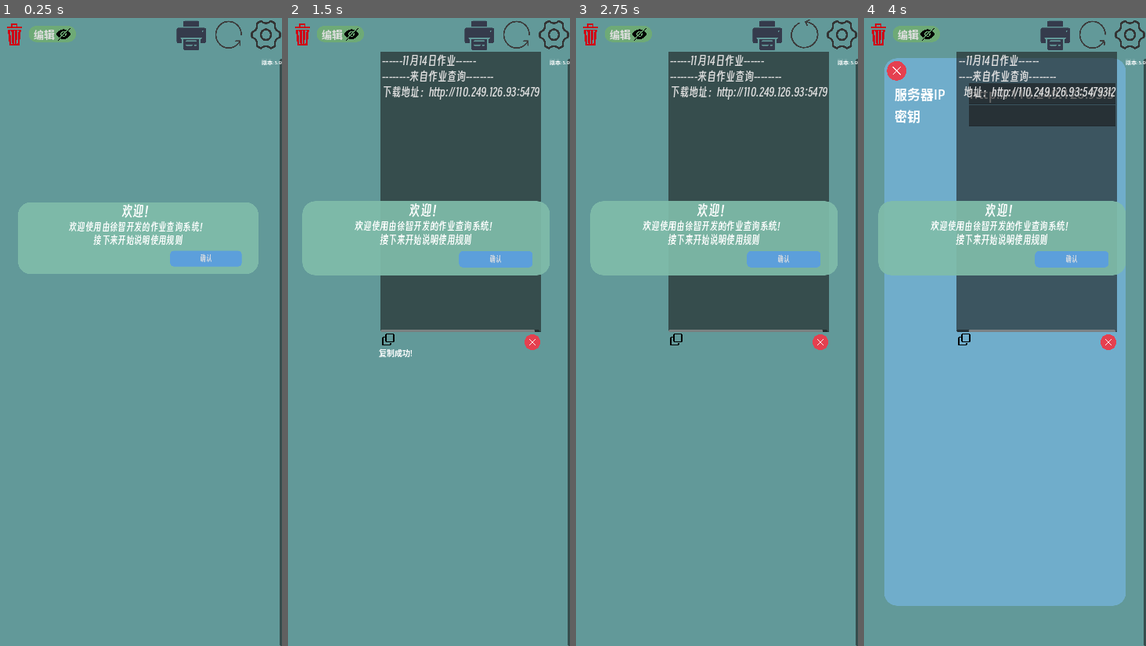
Above: before the commit, frames 1-4 (left to right).
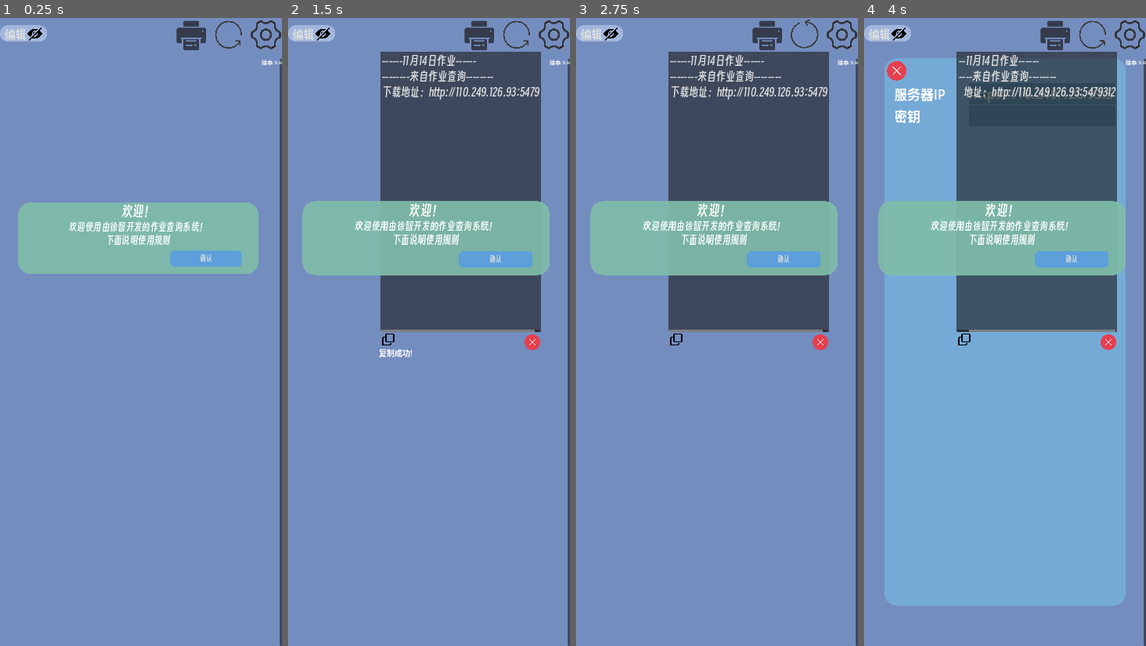
Above: after the commit, the same moments.

Repository: xingguix/HomeworkTracker
Game: Godot game, scene res://UI/mainUI.tscn
Two runs of this game, one before a commit and one after it. Both use one fixed random seed, a clock stepped at 60 frames per second and the inputs below.
Inputs (mouse positions are in pixels of both pictures, inside the frame that each line leads up to):
- Up to frame 1 (0.25 s): no input
- Up to frame 2 (1.5 s): click "编辑" at 0.5 s; click (479, 36) at 1.25 s
- Up to frame 3 (2.75 s): click (804, 36) at 2 s
- Up to frame 4 (4 s): click (1129, 36) at 2.75 s; click (1041, 118) at 3.52 s; type "12" at 3.6 s

The runs differ from the first frame. In frame 1, 89% of the frame differs, in the area x 0-100%, y 0-100%; in frame 2, 70%; in frame 3, 70%; in frame 4, 27%.

Commit message:
更改配色与默认隐藏删除按钮

Diff:
--- a/UI/mainUI.gd
+++ b/UI/mainUI.gd
@@ -9,5 +9,5 @@
 		date_file = FileAccess.open("user://date.txt", FileAccess.WRITE)
 		date_file.store_string(JSON.stringify(now_date))
 
-		tip.pop("欢迎！", "欢迎使用由徐智开发的作业查询系统！\n接下来开始说明使用规则", self, "", "", true)
+		tip.pop("欢迎！", "欢迎使用由徐智开发的作业查询系统！\n下面说明使用规则", self, "", "", true)
 		tip.pop("使用规则", "您的作业栏与其他同学的作业栏都是共享的，也就是说别人添加作业你也可以看到。\n使用右上角的按钮来手动刷新\n添加与修改作业输入密钥才能进行，您可以通过微信联系管理员来快速获取密钥，并在设置中添加。\n抱有恶意的行为会被收回密钥\n祝使用愉快", self, "", "", true)
--- a/UI/mainUI.tscn
+++ b/UI/mainUI.tscn
@@ -23,10 +23,10 @@
 colors = PackedColorArray(0.441093, 0.447171, 0.731125, 1, 0.611248, 0.736178, 0.922886, 1, 0.511216, 0.888587, 0.832556, 1, 0.836432, 0.92056, 0.664106, 1)
 
 [sub_resource type="StyleBoxFlat" id="StyleBoxFlat_f5iij"]
-bg_color = Color(0.384314, 0.6, 0.6, 1)
+bg_color = Color(0.45427, 0.552762, 0.74867, 1)
 
 [sub_resource type="StyleBoxFlat" id="StyleBoxFlat_ywqyw"]
-bg_color = Color(0.430575, 0.665514, 0.463675, 1)
+bg_color = Color(0.639013, 0.714484, 0.861441, 1)
 corner_radius_top_left = 30
 corner_radius_top_right = 30
 corner_radius_bottom_right = 30
@@ -34,6 +34,16 @@
 
 [sub_resource type="StyleBoxTexture" id="StyleBoxTexture_effo6"]
 texture = ExtResource("3_i5467")
+
+[sub_resource type="StyleBoxFlat" id="StyleBoxFlat_fsgpa"]
+bg_color = Color(0.237966, 0.482721, 0.634604, 0.705882)
+corner_radius_top_left = 5
+corner_radius_top_right = 5
+corner_radius_bottom_right = 5
+corner_radius_bottom_left = 5
+
+[sub_resource type="Theme" id="Theme_6mcag"]
+LineEdit/styles/normal = SubResource("StyleBoxFlat_fsgpa")
 
 [sub_resource type="StyleBoxFlat" id="StyleBoxFlat_0oh7a"]
 bg_color = Color(0.825373, 0.46785, 0.635746, 1)
@@ -139,9 +149,11 @@
 grow_horizontal = 2
 
 [node name="DeleteAll" type="TextureButton" parent="TopBar"]
+visible = false
 modulate = Color(1, 0.379642, 0.798375, 1)
 layout_mode = 2
-offset_right = 110.0
+offset_left = 181.0
+offset_right = 291.0
 offset_bottom = 111.0
 size_flags_horizontal = 3
 texture_normal = ExtResource("10_ybtdg")
@@ -165,11 +177,10 @@
 script = ExtResource("15_drjc3")
 
 [node name="EditButton" parent="TopBar" instance=ExtResource("17_5aeac")]
-layout_mode = 2
-offset_left = 110.0
-offset_top = 30.0
-offset_right = 291.0
-offset_bottom = 92.0
+layout_mode = 1
+offset_top = 28.0
+offset_right = 181.0
+offset_bottom = 90.0
 size_flags_horizontal = 3
 theme_override_styles/panel = SubResource("StyleBoxFlat_ywqyw")
 text = "编辑"
@@ -224,6 +235,7 @@
 offset_top = 154.0
 offset_right = -77.0
 offset_bottom = -154.0
+theme = SubResource("Theme_6mcag")
 
 [node name="Printer" parent="." instance=ExtResource("25_odimn")]
 layout_mode = 1
--- a/UI/switch_button.gd
+++ b/UI/switch_button.gd
@@ -8,6 +8,7 @@
 @onready var hide_icon = icon.get_node("hide")
 @export var panel: Control
 @export var text: String = "文本"
+@onready var delete_all: TextureButton = $"../DeleteAll"
 
 signal on_pressed(enable: bool)
 
@@ -20,4 +21,5 @@
 		panel.visible = toggled_on
 	show_icon.visible = toggled_on
 	hide_icon.visible = !toggled_on
+	delete_all.visible = toggled_on
 	emit_signal("on_pressed", button.button_pressed)
--- a/UI/整体.gd
+++ b/UI/整体.gd
@@ -121,12 +121,10 @@
 		array.append(i.parse())
 	return array
 
-var last_array: Array
 func refresh(on_ready: bool = false) -> bool:
 	var original: Array = await HomeworkRequester.get_homework()
-	if last_array == original:
+	if parse() == original:
 		return false
-	last_array = original
 	# 先保存目前的条子的状态
 	var value = v_scroll_bar.value
 	refresh_timer.start()
Not shown: 1 places in UI/mainUI.tscn that only renumber resources
